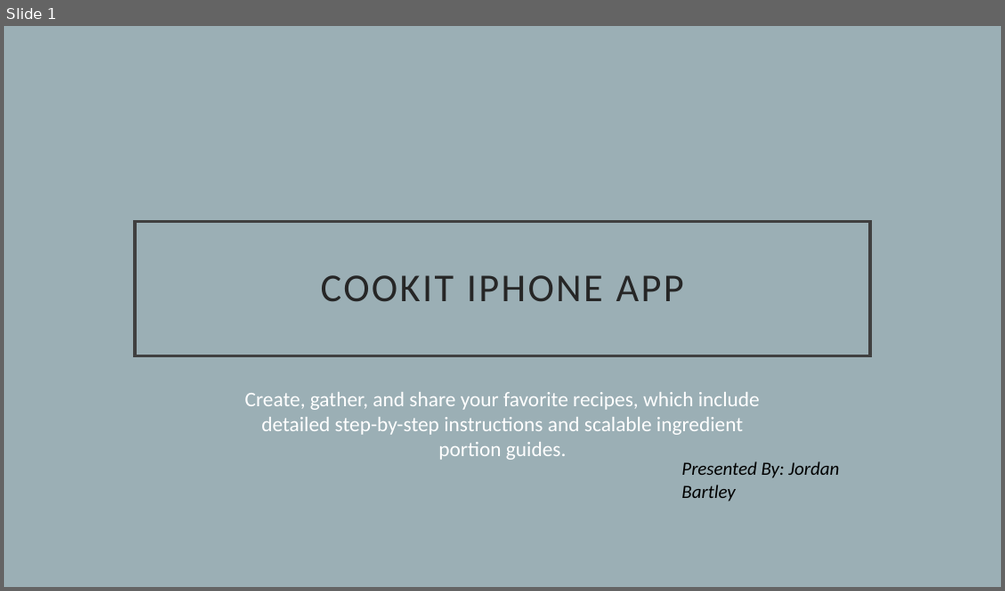
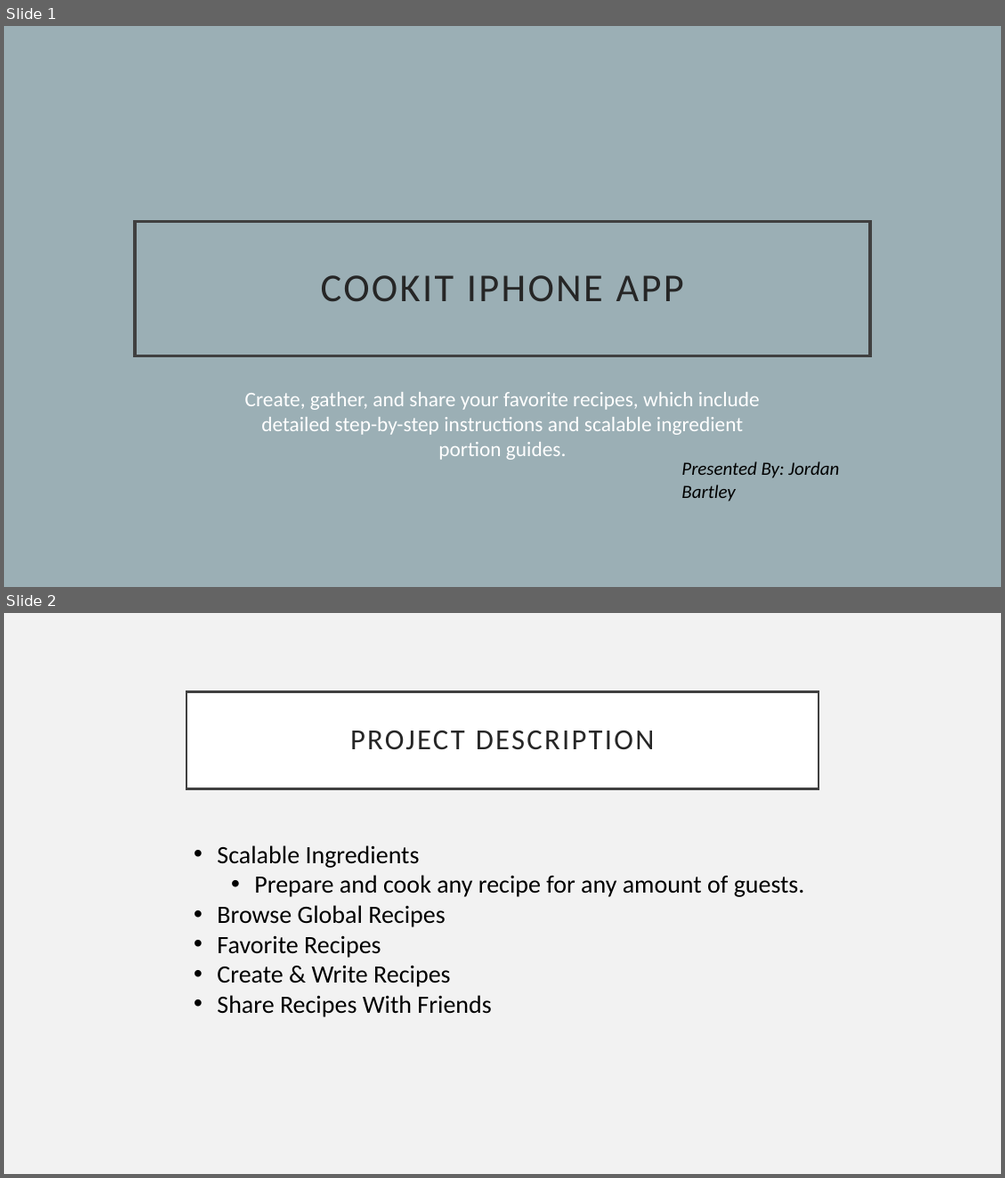
Before and after one commit to j-bartley/CookItApp, a slide deck: Diagrams/Senior Project - Assignment 2.pptx. Shown one above the other, each under a label of ours: slide 1 before the commit, slides 1 and 2 after it. The pictures are 1005x591 and 1005x1178 pixels, drawn with LibreOffice and Linux fonts; fonts in the diff are those of the drawing. Boxes give left, top, right and bottom in pixels: in the first picture for what was removed or moved away, otherwise in the second. Text is boxed around its words. In the diff, an @@ line names an element or a change of style, - is before the commit and + after.

```diff
--- a/Diagrams/Senior Project - Assignment 2.pptx
+++ b/Diagrams/Senior Project - Assignment 2.pptx
@@ slide 2 added at (4, 613, 1001, 1174), background #F2F2F2 @@
@@ title added at (186, 691, 818, 788), fill #FFFFFF, outline #404040 2.5 pt, 28 pt, text #262626 @@
+PROJECT DESCRIPTION
@@ text added at (217, 845, 805, 1017), 24 pt, text #000000 @@
+• Scalable Ingredients
+  • Prepare and cook any recipe for any amount of guests.
+• Browse Global Recipes
+• Favorite Recipes
+• Create & Write Recipes
+• Share Recipes With Friends
```
Also in this commit, not shown: 6 other slides added, 3 other files.
